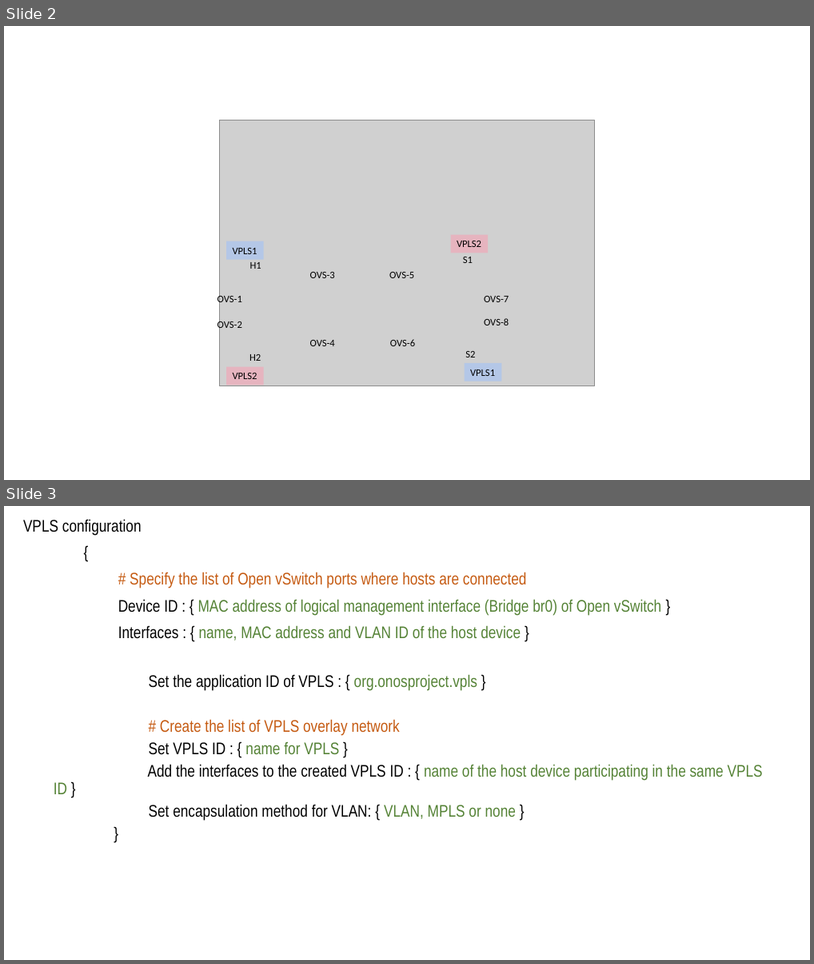
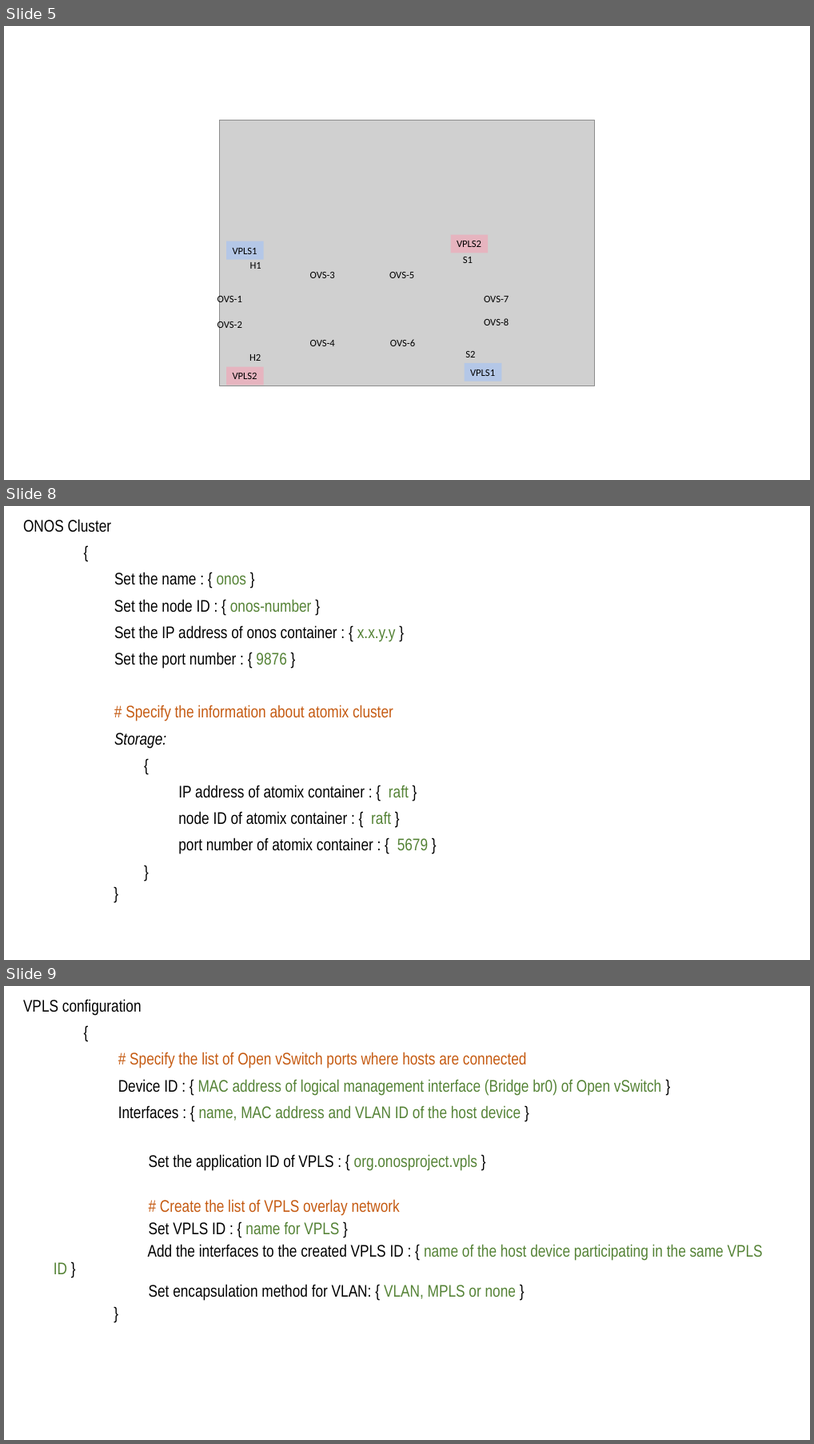
Before and after one commit to harshal-vaze/Software-Defined-Networking-with-ONOS, a slide deck: Content/Diagrams.pptx. Shown one above the other, each under a label of ours: slides 2 and 3 before the commit, slides 5, 8 and 9 after it; the slides between them are not shown. The pictures are 814x964 and 814x1444 pixels, drawn with LibreOffice and Linux fonts; fonts in the diff are those of the drawing; grey boxes stand for pictures. Boxes give left, top, right and bottom in pixels: in the first picture for what was removed or moved away, otherwise in the second. Text is boxed around its words. In the diff, an @@ line names an element or a change of style, - is before the commit and + after.

```diff
--- a/Content/Diagrams.pptx
+++ b/Content/Diagrams.pptx
@@ slide 8 added at (4, 506, 810, 960), background #FFFFFF @@
@@ text added at (23, 519, 428, 854), 20 pt, text #000000 @@
+ONOS Cluster
+{
+Set the name : { onos }
+Set the node ID : { onos-number }
+Set the IP address of onos container : { x.x.y.y }
+Set the port number : { 9876 }
+# Specify the information about atomix cluster
+Storage:
+{
+IP address of atomix container : { raft }
+node ID of atomix container : { raft }
+port number of atomix container : { 5679 }
+}
+  }
@@ what was slide 2 is now slide 5 @@
@@ what was slide 3 is now slide 9 @@
```
Also in this commit, not shown: 2 slides changed, 10 other slides added, 1 slide removed, 7 other files.
